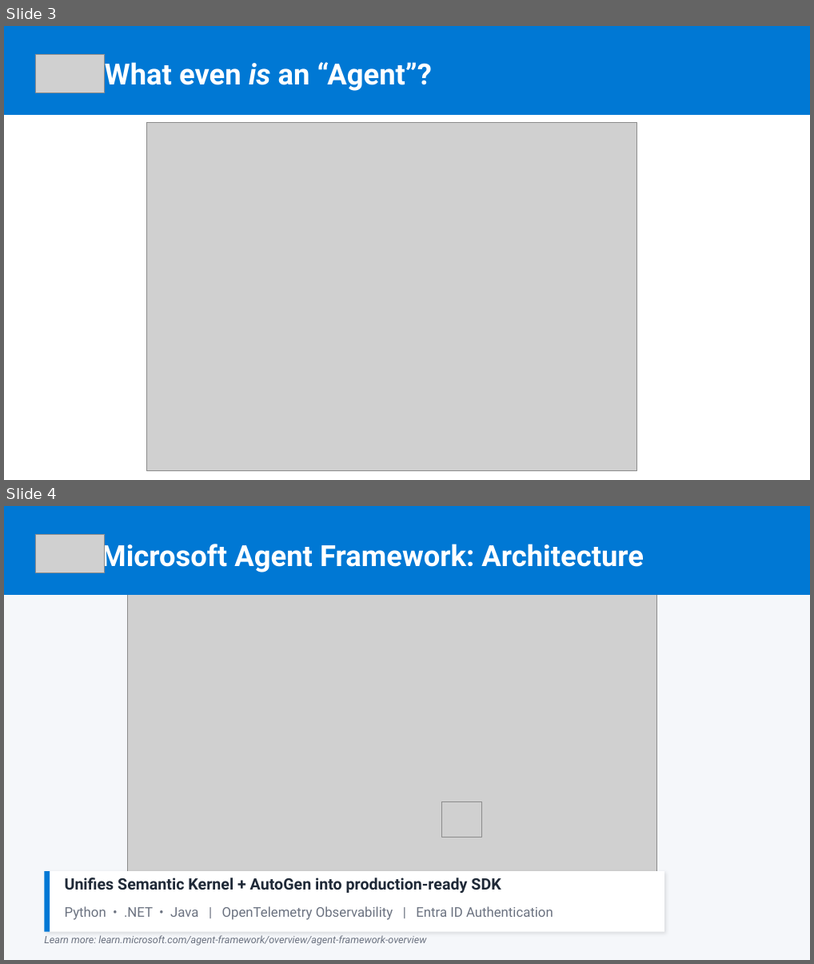
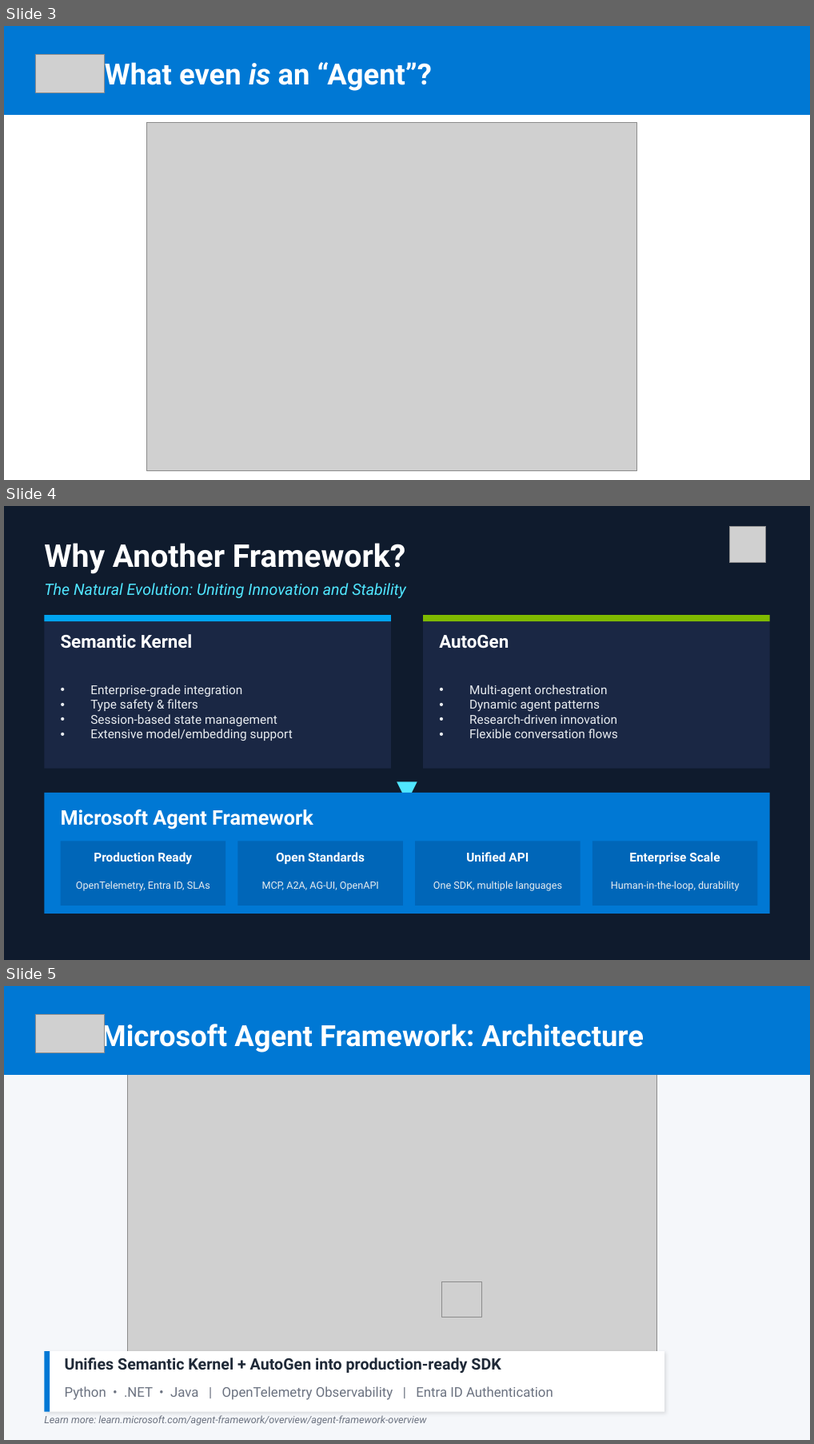
Before and after one commit to JinLee794/AgentFrameworkLabs, a slide deck: agent-framework-workshop.pptx. Shown one above the other, each under a label of ours: slides 3 and 4 before the commit, slides 3, 4 and 5 after it. The pictures are 814x964 and 814x1444 pixels, drawn with LibreOffice and Linux fonts; fonts in the diff are those of the drawing; grey boxes stand for pictures. Boxes give left, top, right and bottom in pixels: in the first picture for what was removed or moved away, otherwise in the second. Text is boxed around its words. In the diff, an @@ line names an element or a change of style, - is before the commit and + after.

Commit message:
Add README and enhance agent framework with new features
- Created README.md for project overview and lab instructions.
- Updated agui_server.py to improve environment variable handling and agent registration.
- Added new _agui_server.py and _main.py files for enhanced server functionality.
- Introduced agui_client.py for AG-UI client with tool event handling.
- Enhanced lab1-agent-basics.ipynb with execution outputs and examples.
- Implemented middleware for logging and security in agent execution.
- Added support for thread serialization and memory persistence in agent conversations.

```diff
--- a/agent-framework-workshop.pptx
+++ b/agent-framework-workshop.pptx
@@ slide 4 added at (4,506,810,960), background #0F1B2D @@
@@ picture added at (730,526,766,563) @@
@@ text added at (44,543,406,574), 28 pt, text #FFFFFF, bold @@
+Why Another Framework?
@@ text added at (44,583,406,598), 14 pt, text #50E6FF, italic @@
+The Natural Evolution: Uniting Innovation and Stability
@@ rectangle added at (44,615,391,768), fill #1A2744 @@
@@ rectangle added at (44,615,391,621), fill #00A4EF @@
@@ rectangle added at (423,615,770,768), fill #1A2744 @@
@@ rectangle added at (423,615,770,621), fill #7FBA00 @@
@@ text added at (61,634,193,648), 16 pt, text #FFFFFF, bold @@
+Semantic Kernel
@@ text added at (439,635,509,648), 16 pt, text #FFFFFF, bold @@
+AutoGen
@@ text added at (90,684,293,740), 11 pt, text #E8ECF0 @@
+• Enterprise-grade integration
+• Type safety & filters
+• Session-based state management
+• Extensive model/embedding support
@@ text added at (470,684,618,738), 11 pt, text #E8ECF0 @@
+• Multi-agent orchestration
+• Dynamic agent patterns
+• Research-driven innovation
+• Flexible conversation flows
@@ rectangle added at (44,792,770,913), fill #0078D4 @@
@@ text added at (367,772,447,804), 24 pt, text #50E6FF @@
+▼
@@ text added at (61,809,314,829), 18 pt, text #FFFFFF, bold @@
+Microsoft Agent Framework
@@ rectangle added at (61,840,226,905), fill #0066B8 @@
@@ rectangle added at (238,840,403,905), fill #0066B8 @@
@@ rectangle added at (415,840,581,905), fill #0066B8 @@
@@ rectangle added at (593,840,758,905), fill #0066B8 @@
@@ text added at (94,852,192,864), 11 pt, text #FFFFFF, bold @@
+Production Ready
@@ text added at (276,852,365,864), 11 pt, text #FFFFFF, bold @@
+Open Standards
@@ text added at (466,852,529,861), 11 pt, text #FFFFFF, bold @@
+Unified API
@@ text added at (630,852,720,864), 11 pt, text #FFFFFF, bold @@
+Enterprise Scale
@@ text added at (76,880,210,891), 9 pt, text #E8ECF0 @@
+OpenTelemetry, Entra ID, SLAs
@@ text added at (262,881,379,891), 9 pt, text #E8ECF0 @@
+MCP, A2A, AG-UI, OpenAPI
@@ text added at (434,880,562,891), 9 pt, text #E8ECF0 @@
+One SDK, multiple languages
@@ text added at (611,880,739,891), 9 pt, text #E8ECF0 @@
+Human-in-the-loop, durability
@@ what was slide 4 is now slide 5 @@
```
Also in this commit, not shown: 4 slides changed, 2 other slides added, 6 other files.
